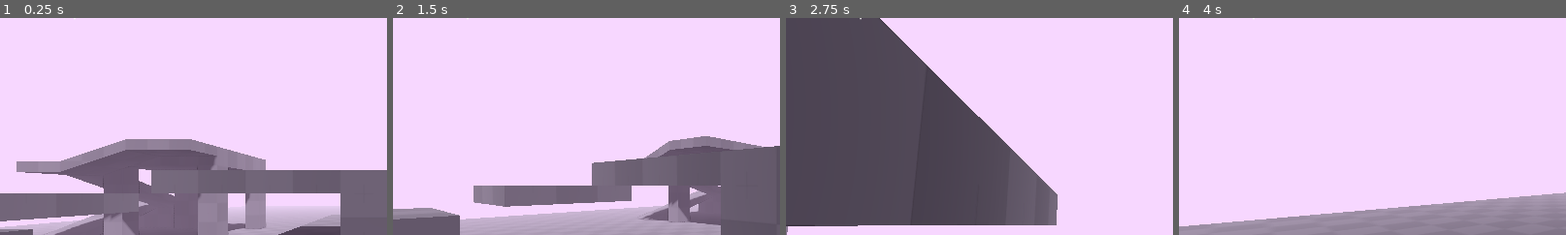
Above: before the commit, frames 1-4 (left to right).
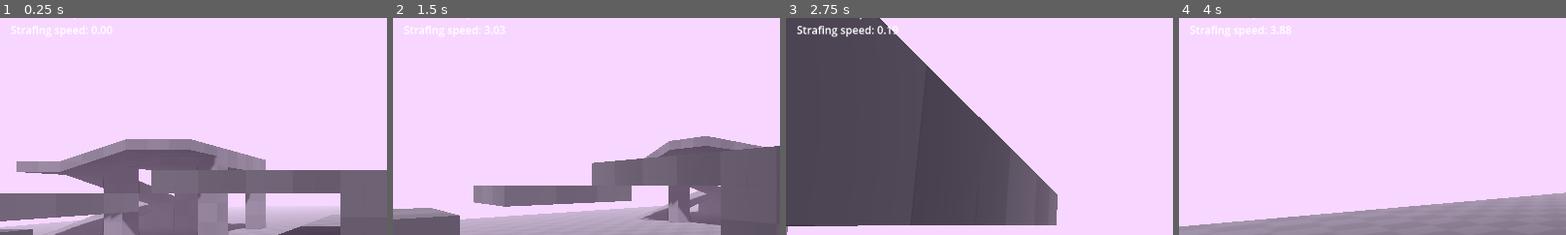
Above: after the commit, the same moments.

Repository: Falkimore/first-person-quake-movement
Game: Godot game, scene res://main.tscn
The game is run twice, just before and just after one commit, with the same random seed, the same clock (stepped at 60 frames per second) and the same inputs.
Inputs (mouse positions are % of the whole screen's width and height, from its top left):
- Up to frame 1 (0.25 s): no input
- Up to frame 2 (1.5 s): tap Enter at 0.5 s; move the mouse to (55, 50) at 0.52 s; hold W (move_forward) from 0.53 s (still down); tap Space (jump) at 0.77 s; move the mouse to (45, 50) at 1.27 s
- Up to frame 3 (2.75 s): keep holding W (move_forward); tap Space (jump) at 1.52 s; move the mouse to (52, 48) at 2.02 s
- Up to frame 4 (4 s): keep holding W (move_forward); move the mouse to (49, 52) at 2.77 s; tap Space (jump) at 3.02, 3.77 s; move the mouse to (57, 51) at 3.52 s
The pictures show only the part of the screen within x 0-50%, y 10-59%; the shares and areas given below are measured in that part.

The runs differ from the first frame. In frame 1, 0.3% of the frame differs, in the area x 3-30%, y 3-9%; in frame 2, 0.3%; in frame 3, 0.6%, in the area x 2-30%, y 3-9%; in frame 4, 0.3%.

Commit message:
get strafing speed for fun

Diff:
--- a/pause_menu.tscn
+++ b/pause_menu.tscn
@@ -1,11 +1,11 @@
-[gd_scene load_steps=3 format=3 uid="uid://ds0hmeychwjr3"]
+[gd_scene format=3 uid="uid://ds0hmeychwjr3"]
 
 [ext_resource type="Script" uid="uid://blvcbemnt7rc0" path="res://pause_menu.gd" id="1_hdmo1"]
 
 [sub_resource type="LabelSettings" id="LabelSettings_hdmo1"]
 font_size = 80
 
-[node name="PauseMenu" type="Control"]
+[node name="PauseMenu" type="Control" unique_id=39077575]
 process_mode = 2
 layout_mode = 3
 anchors_preset = 15
@@ -15,7 +15,7 @@
 grow_vertical = 2
 script = ExtResource("1_hdmo1")
 
-[node name="ColorRect" type="ColorRect" parent="."]
+[node name="ColorRect" type="ColorRect" parent="." unique_id=1052689317]
 layout_mode = 1
 anchors_preset = 15
 anchor_right = 1.0
@@ -24,7 +24,7 @@
 grow_vertical = 2
 color = Color(0, 0.078431375, 0.3529412, 0.5019608)
 
-[node name="Label" type="Label" parent="."]
+[node name="Label" type="Label" parent="." unique_id=561741241]
 layout_mode = 1
 anchors_preset = 5
 anchor_left = 0.5
@@ -37,7 +37,7 @@
 text = "PAUSED"
 label_settings = SubResource("LabelSettings_hdmo1")
 
-[node name="ResumeButton" type="Button" parent="."]
+[node name="ResumeButton" type="Button" parent="." unique_id=235838445]
 layout_mode = 1
 anchors_preset = 5
 anchor_left = 0.5
--- a/player/components/camera_bobber.gd
+++ b/player/components/camera_bobber.gd
@@ -5,7 +5,7 @@
 @export var camera: Camera3D
 
 @export_group("Parameters")
-@export var strafe_rotation: float = 0.08
+@export var strafe_rotation: float = -0.08
 @export var landing_impulse: float = 0.003
 @export var damping_amount: float = 6.0
 
--- a/player/hud/player_hud.gd
+++ b/player/hud/player_hud.gd
@@ -13,5 +13,10 @@
 	var vel := player.velocity
 	var horiz_speed := sqrt(vel.x * vel.x + vel.z * vel.z)
 
+	var right := player.basis * Vector3.RIGHT
+	var strafe_speed := vel.project(right).length()
+	print(strafe_speed)
+
 	return "Velocity: (%.2f, %.2f, %.2f)\n" % [vel.x, vel.y, vel.z] \
-			+ "Horizontal speed: %.2f / %.2f" % [horiz_speed, player.max_speed]
+			+ "Horizontal speed: %.2f / %.2f\n" % [horiz_speed, player.max_speed] \
+			+ "Strafing speed: %.2f" % strafe_speed
